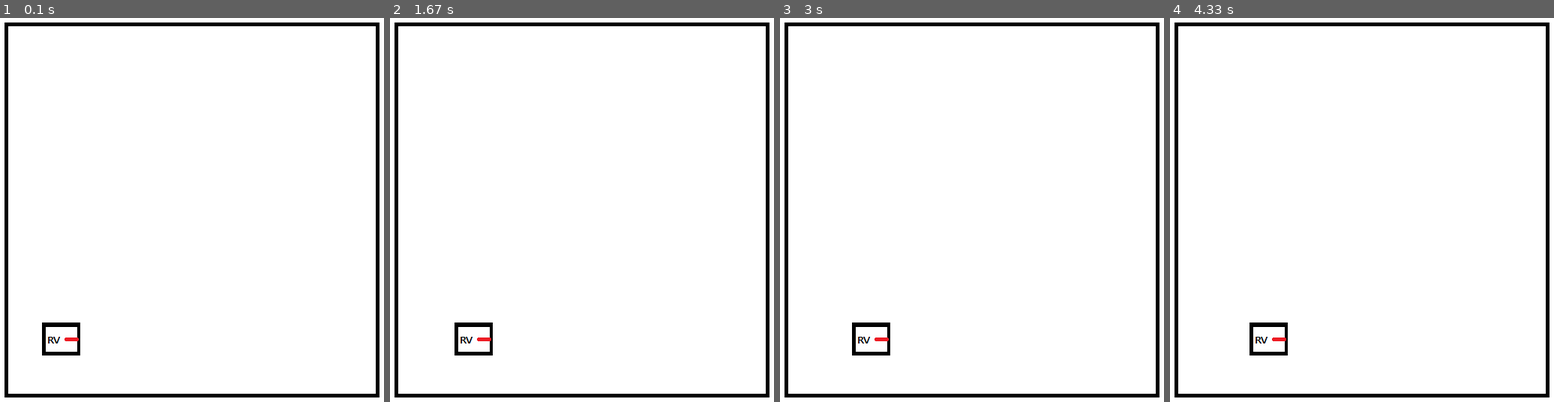
Above: before the commit, frames 1-4 (left to right).
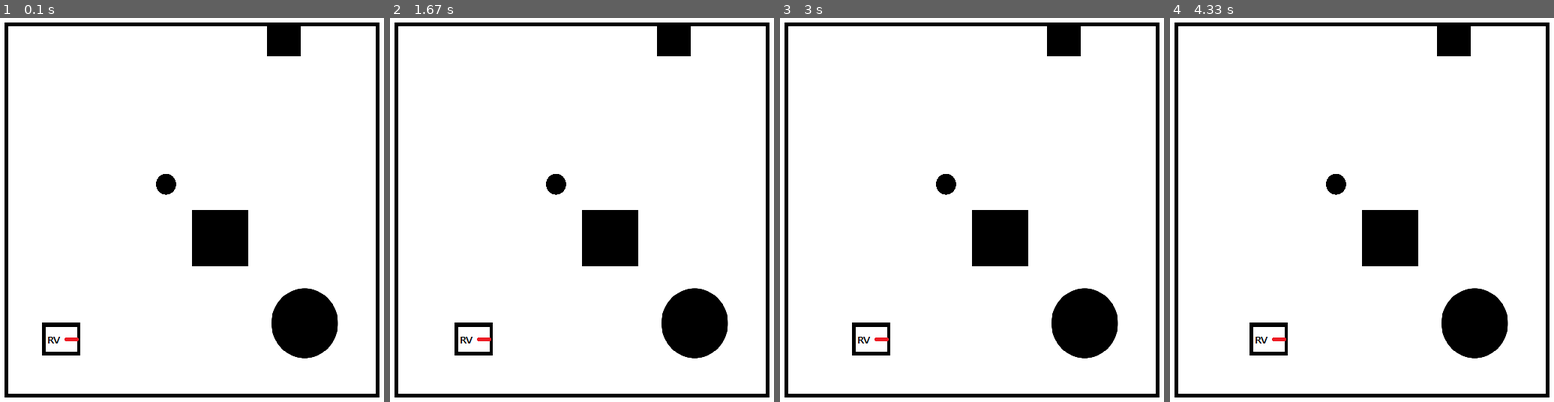
Above: after the commit, the same moments.

Repository: Mokchanic/Pygame_sim
Game: pygame game, started from test_map.py
The game is run twice, just before and just after one commit, with the same random seed, the same clock (stepped at 60 frames per second) and the same inputs.
Inputs:
- Up to frame 1 (0.1 s): no input
- Up to frame 2 (1.67 s): hold D 0.33-0.8 s; hold W 0.83-1.13 s; hold D 1.17-1.63 s
- Up to frame 3 (3 s): hold A 1.67-2.2 s; hold S 2.23-2.53 s; hold A 2.57-2.97 s
- Up to frame 4 (4.33 s): hold W 3-3.37 s; hold D 3.4-4.03 s; hold S from 4.07 s (still down)

The runs differ from the first frame. In frame 1, 5.6% of the frame differs, in the area x 40-89%, y 2-89%; in frame 2, 5.6%; in frame 3, 5.6%; in frame 4, 5.6%.

Commit message:
update_obstacle
Obstacle은 생성했으나 충돌속성은 아직 고려하지 못함.
if를 쓰면 생성할 수 있으나 너무 더러워서 mask로 생성하는 방법 생각중.

Diff:
--- a/Define/Set_Define.py
+++ b/Define/Set_Define.py
@@ -26,3 +26,17 @@
 LINEAR_SPEED = 10
 ROTATE_SPEED =30
 KEY_ON_OFF = True
+
+# Obstacle circle
+C_AXIS_1 = [400, 400]
+C_SIZE_1 = [100, 100]
+
+C_AXIS_2 = [250, 250]
+C_SIZE_2 = [30, 30]
+
+# Obstacle rectangle
+R_AXIS_1 = [300, 300]
+R_AXIS_2 = [400, 50]
+
+R_SIZE_1 = [75, 75]
+R_SIZE_2 = [45, 45]
--- /dev/null
+++ b/Obstacle/Obstacle.py
@@ -0,0 +1,30 @@
+import pygame as pg
+from Define.Set_Define import *
+
+
+class Obstacle():
+    def __init__(self):
+        self.circle_img = pg.image.load("./Obstacle/black_circle.png")
+        self.rectangle_img = pg.image.load("./Obstacle/black_square.png")
+        self.circle_size_img = None
+        self.rectangle_size_img = None
+
+
+    # def circle_draw(self, screen, color, axis, radius):
+    #     pg.draw.circle(screen, color, axis, radius)
+    #
+    # def rectangle_draw(self, screen, color, xywh):
+    #     pg.draw.rect(screen, color, xywh)
+
+    def circle_draw(self, screen, axis, size):
+        self.circle_size_img = pg.transform.scale(self.circle_img, (size[0], size[1]))
+        circle_mask = pg.mask.from_surface(self.circle_size_img)
+        circle_rect = self.circle_size_img.get_rect()
+        cx = MAP_SIZE_XY[0]/2 - circle_rect[0]
+        cy = MAP_SIZE_XY[1]/2 - circle_rect[1]
+        screen.blit(self.circle_size_img, (axis[0], axis[1]))
+
+    def rectangle_draw(self, screen, axis, size):
+        self.rectangle_size_img = pg.transform.scale(self.rectangle_img, (size[0], size[1]))
+        screen.blit(self.rectangle_size_img, (axis[0], axis[1]))
+        pass
--- a/test_map.py
+++ b/test_map.py
@@ -1,14 +1,17 @@
 import pygame as pg
-import pygame.event
+import math
 
 from Define.Set_Define import *
 from Make_Map import Map
 from Agent import Agent
+from Obstacle import Obstacle
 
 def main():
     get_map = Map.Map()
     get_agent = Agent.Agent()
+    get_Obs = Obstacle.Obstacle()
     screen = get_map.make_window(MAP_SIZE_XY)
+    PI = math.pi
 
 
     done = False
@@ -27,9 +30,13 @@
         get_agent_move = get_agent.agent_move(get_move)
         get_agent.draw(screen, get_agent_move) # Agent그리기
 
+        # Obstacle_circle
+        get_Obs.circle_draw(screen, C_AXIS_1, C_SIZE_1)
+        get_Obs.circle_draw(screen, C_AXIS_2, C_SIZE_2)
 
-        # Reset()
-        # get_map()
+        # Obstacle_rectangle
+        get_Obs.rectangle_draw(screen, R_AXIS_1, R_SIZE_1)
+        get_Obs.rectangle_draw(screen, R_AXIS_2, R_SIZE_2)
 
         pg.display.flip() # 업데이트
 
Binary file added: Obstacle/black_circle.png
Binary file added: Obstacle/black_square.png
Empty file removed: Obstacle/ciecle.py
Empty file removed: Obstacle/rectangle.py
